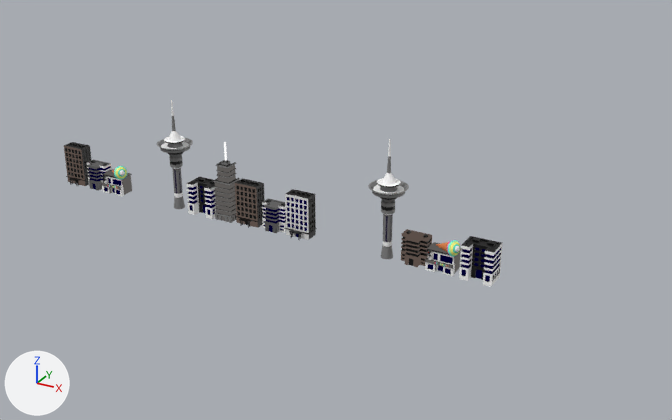
A saved change to the Blender file Buildings.blend.
Rendered twice from a 50 mm lens placed at (214.0, -247.0, 136.0), pointed at (76.0, 4.0, 11.0). Lighting does not change. The marker at lower left points along +X, +Y and +Z.

Names of what the first picture shows: '11.001', '11.005', '4.001', '4.002', '5', '5.001', '6', '7', '7.001', '7.002', 'Cylinder', 'Cylinder.001'.
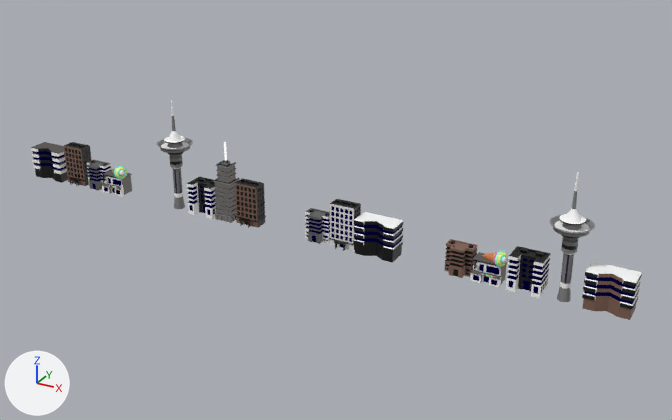
Commit message: new building

Pixel boxes (x1, y1, x2, y2) of what changed, in the pictures (672 x 420 px):
'5.001', moved: before (459, 236, 503, 286); after (506, 246, 551, 298)
'Cylinder.001', moved: before (368, 139, 409, 259); after (550, 172, 595, 302)
'7.002', moved: before (285, 189, 317, 240); after (329, 199, 361, 251)
'Cube', added: after (582, 262, 642, 320)
'11.001', moved: before (425, 240, 462, 276); after (470, 251, 508, 288)
'Cube.001', added: after (353, 212, 403, 263)
'4.002', moved: before (401, 229, 432, 267); after (444, 239, 477, 278)
'4.001', moved: before (262, 198, 286, 233); after (305, 208, 330, 244)
'Cube.002', added: after (31, 142, 68, 183)

The change, as a list of edits to the scene's bpy script:
```text
Add me_cube_002:
    me_cube_002.from_pydata(...)  # 117 vertices, 99 faces; spans x -1.05..1.05, y -1.39..8.81, z -1.0..13.16
    # faces by material slot: [53, 18, 16, 12]
    me_cube_002.materials.append(mat_grey)  # black #353332
    me_cube_002.materials.append(mat_blue)  # dark blue #00002e
    me_cube_002.materials.append(mat_white)  # white #ffffff
    me_cube_002.materials.append(mat_black)  # black #000000
Add me_cube_001:
    me_cube_001.from_pydata(...)  # 117 vertices, 99 faces; spans x -1.05..1.05, y -1.39..8.81, z -1.0..13.16
    # faces by material slot: [53, 18, 16, 12]
    me_cube_001.materials.append(mat_white)  # white #ffffff
    me_cube_001.materials.append(mat_blue)  # dark blue #00002e
    me_cube_001.materials.append(mat_black)  # black #000000
    me_cube_001.materials.append(mat_black)  # black #000000
Add me_cube:
    me_cube.from_pydata(...)  # 117 vertices, 99 faces; spans x -1.05..1.05, y -1.39..8.81, z -1.0..13.16
    # faces by material slot: [53, 18, 16, 12]
    me_cube.materials.append(mat_white)  # white #ffffff
    me_cube.materials.append(mat_blue)  # dark blue #00002e
    me_cube.materials.append(mat_black)  # black #000000
    me_cube.materials.append(mat_brown)  # black #352d29
Change ob_4_001:
    ob_4_001.location: (54.0, -0.1, 6.4) -> (71.2, -0.1, 6.4)
Change ob_7_002:
    ob_7_002.location: (64.2, -0.4, 9.1) -> (81.4, -0.4, 9.1)
Change ob_cylinder_001:
    ob_cylinder_001.location: (97.1, 0.0, 17.5) -> (155.9, 0.0, 17.5)
Change ob_4_002:
    ob_4_002.location: (107.0, -0.1, 6.4) -> (122.2, -0.1, 6.4)
Change ob_11_001:
    ob_11_001.location: (118.3, -2.5, 6.4) -> (133.6, -2.5, 6.4)
Change ob_5_001:
    ob_5_001.location: (128.9, 0.1, 6.8) -> (144.2, 0.1, 6.8)
Add ob_cube_002:
    ob_cube_002 = bpy.data.objects.new('Cube.002', me_cube_002)
    ob_cube_002.location = (-49.1, -2.1, 0.9)
    ob_cube_002.scale = (6.87, 0.875, 0.875)
Add ob_cube_001:
    ob_cube_001 = bpy.data.objects.new('Cube.001', me_cube_001)
    ob_cube_001.location = (93.7, -2.1, 0.9)
    ob_cube_001.scale = (6.87, 0.875, 0.875)
Add ob_cube:
    ob_cube = bpy.data.objects.new('Cube', me_cube)
    ob_cube.location = (169.2, -2.1, 0.9)
    ob_cube.scale = (6.87, 0.875, 0.875)
```
